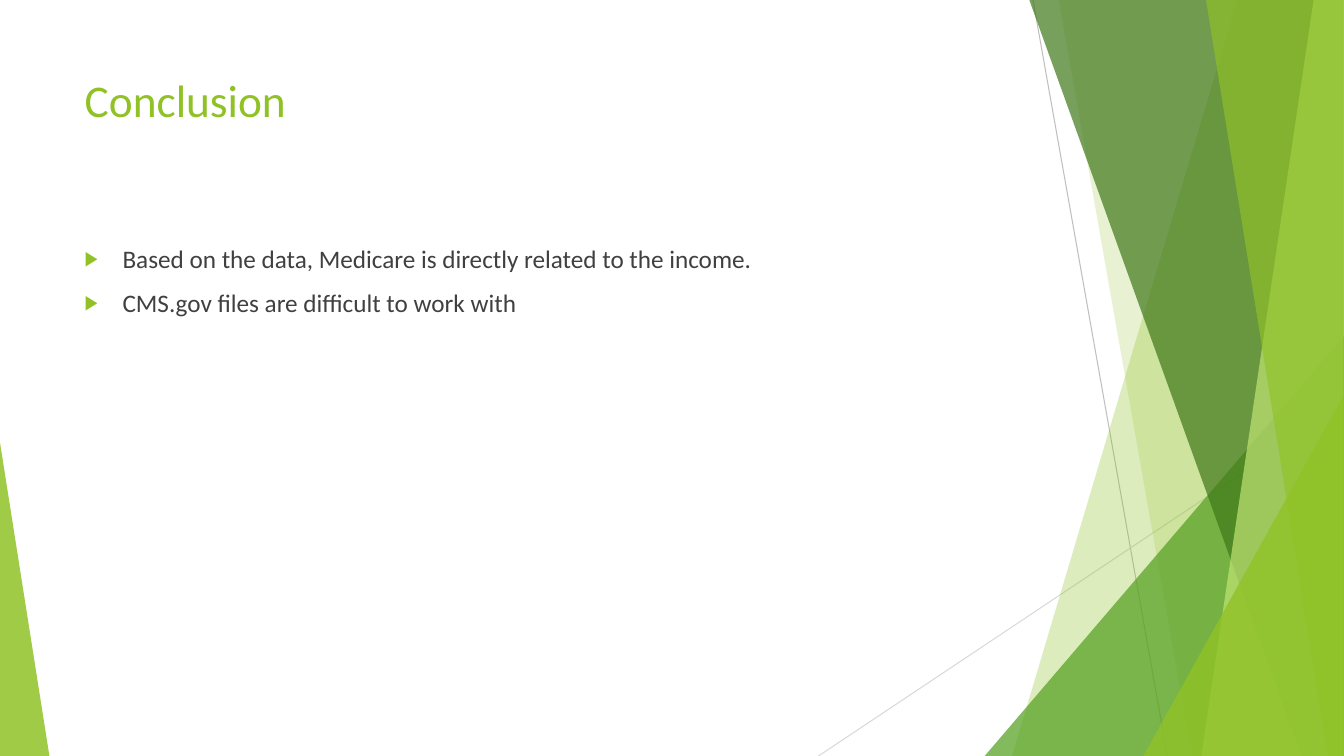
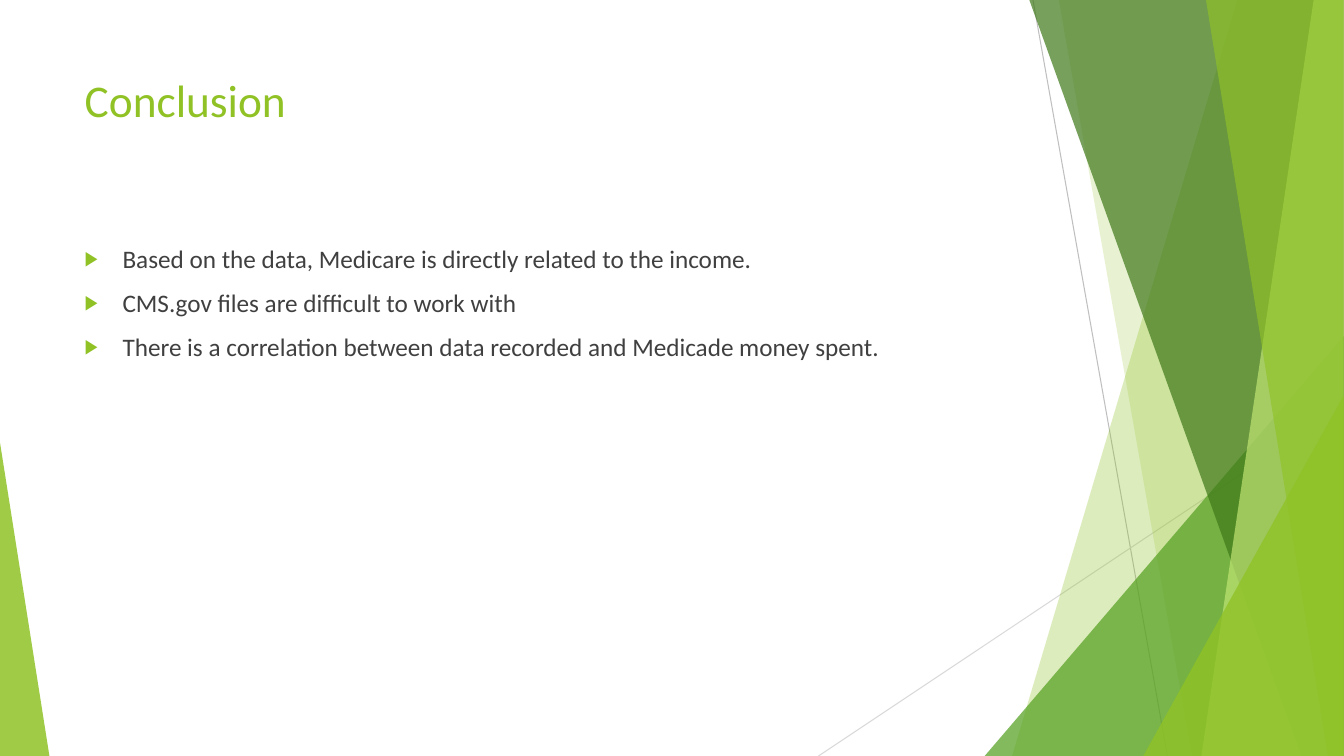
Before and after one commit to TedMur/SnakeBait, a slide deck: slide 13 of SnakeBitePresentation.pptx. Drawn at 1344x756 pixels with LibreOffice and Linux fonts; fonts in the diff are those of the drawing. Boxes give left, top, right and bottom in pixels: in the first picture for what was removed or moved away, otherwise in the second. Text is boxed around its words. In the diff, an @@ line names an element or a change of style, - is before the commit and + after.

Commit message:
updated ppt

```diff
--- a/SnakeBitePresentation.pptx
+++ b/SnakeBitePresentation.pptx
@@ text at box(123, 338, 878, 360): paragraph added @@
+▶ There is a correlation between data recorded and Medicade money spent.
```
Also in this commit, not shown: 1 other slide changed, 2 other files.
